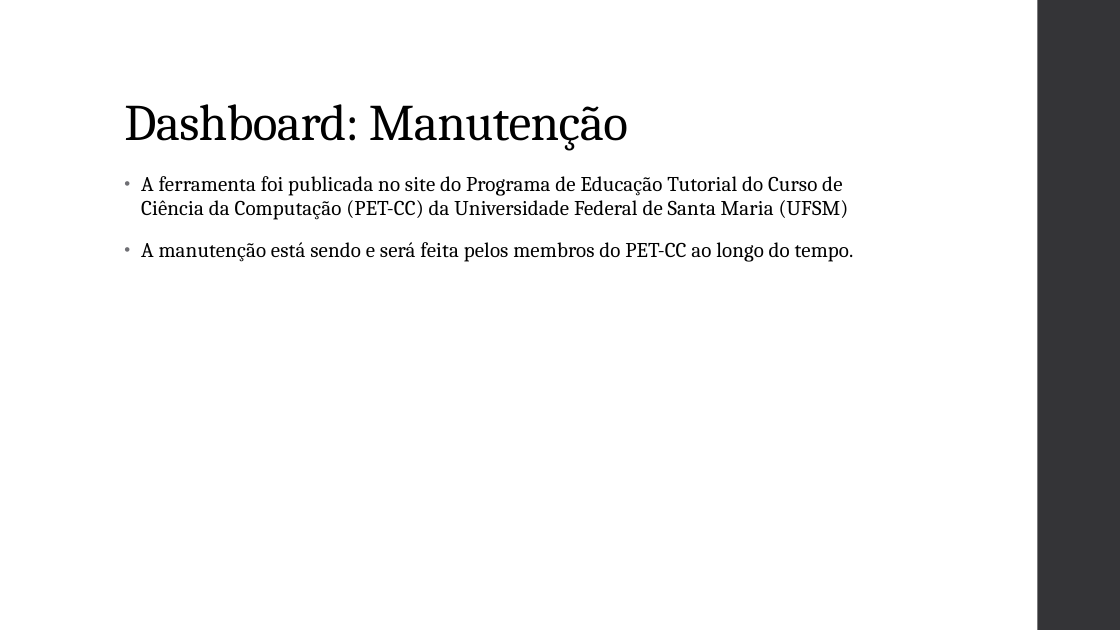
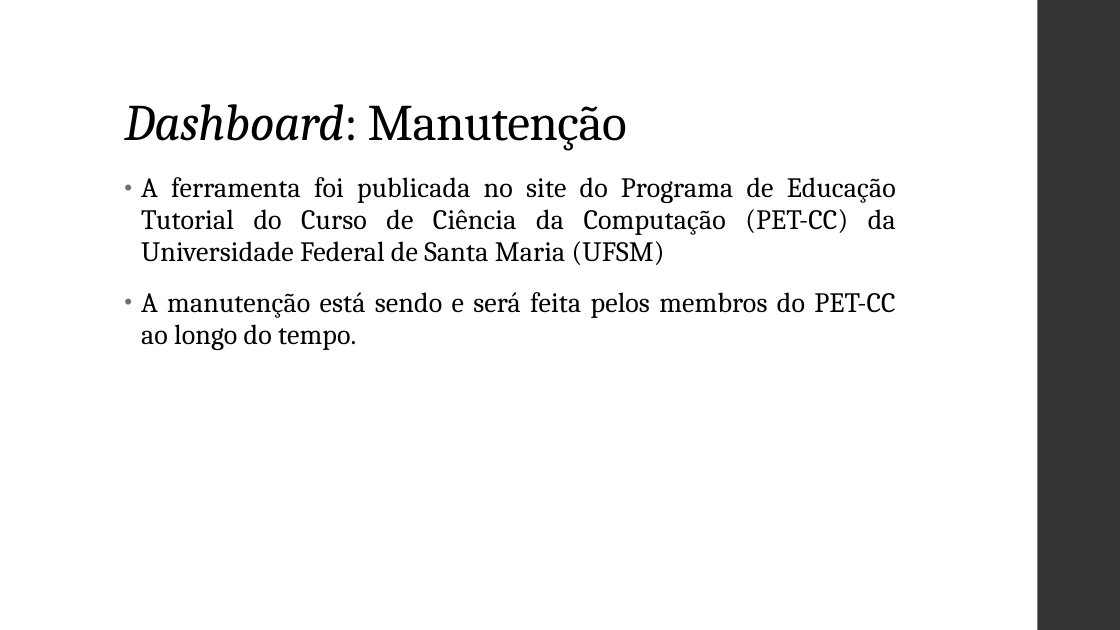
Before and after one commit to gvheisler/dashboard-disciplinas, a slide deck: slide 9 of presentation/presentation.pptx (slide 7 before the commit). Drawn at 1120x630 pixels with LibreOffice and Linux fonts; fonts in the diff are those of the drawing. Boxes give left, top, right and bottom in pixels: in the first picture for what was removed or moved away, otherwise in the second. Text is boxed around its words. In the diff, an @@ line names an element or a change of style, - is before the commit and + after.

```diff
--- a/presentation/presentation.pptx
+++ b/presentation/presentation.pptx
@@ title "Dashboard: Manutenção" at (124,104,627,151): italic on in "Dashboard:" @@
@@ text "A ferramenta foi publicada no ..." at (141,177,896,350): size 18 to 24 pt; alignment left to justified @@
```
Also in this commit, not shown: 6 other slides changed, 2 slides added, 3 slides removed, 1 other file.
